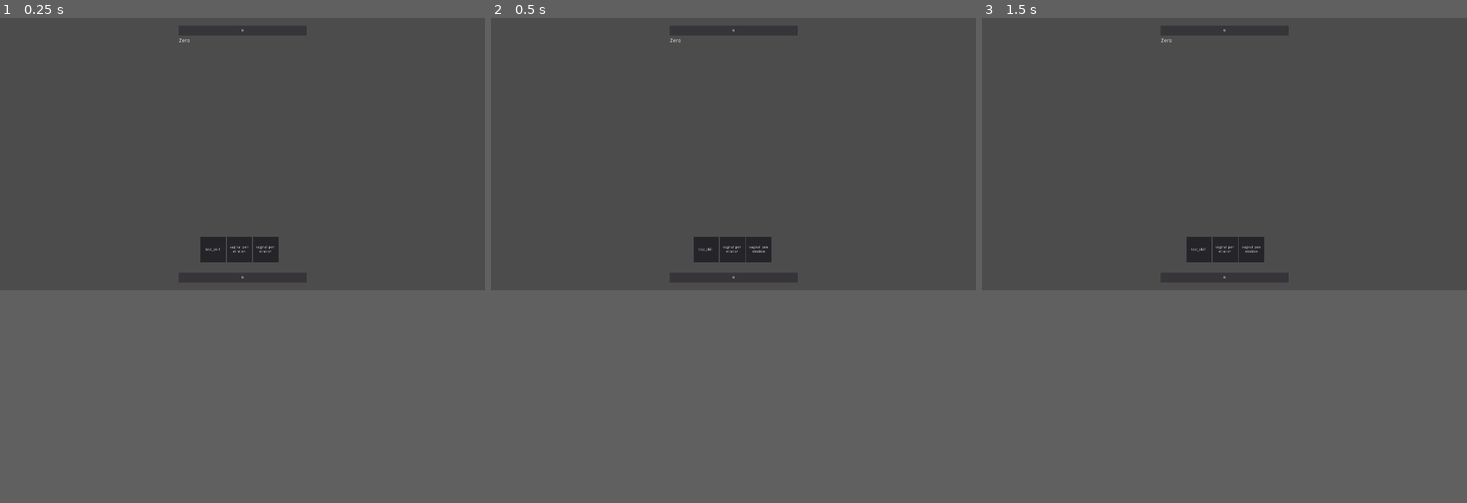
Above: before the commit, frames 1-3 (left to right).
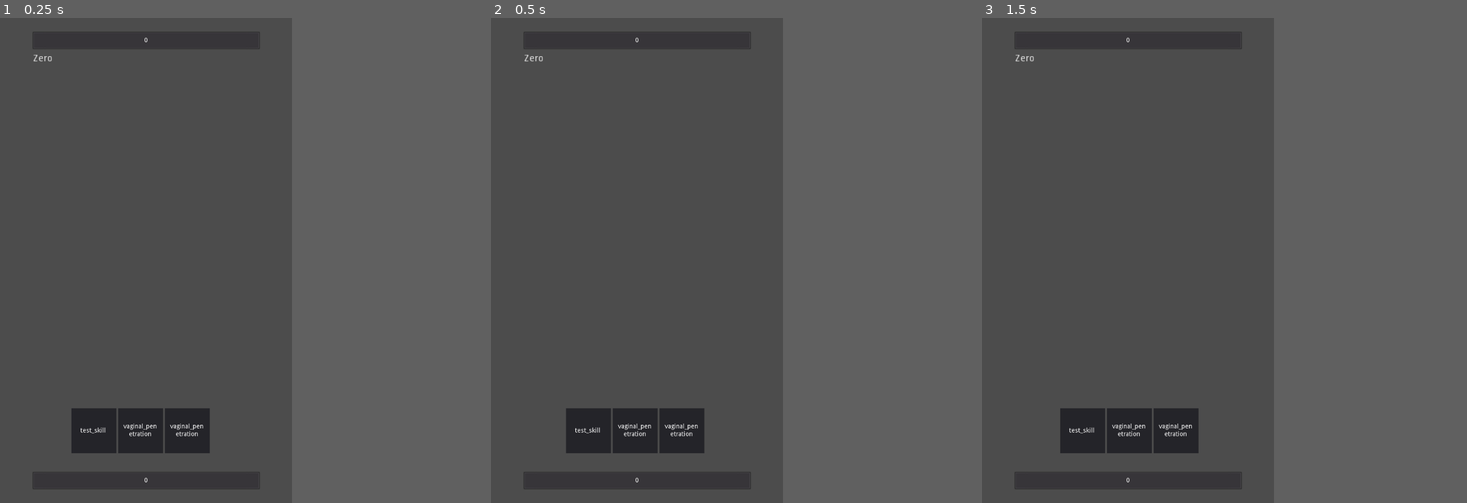
Above: after the commit, the same moments.

Repository: sadripa/XDunCrawler
Game: Godot game, scene res://Scenes/Combat Scene/combat.tscn
Same seed, same stepped clock (60 frames per second), same inputs: the game is played once before the commit and once after it. The project has no main scene, so this scene is started directly.
Inputs (mouse positions are in pixels of both pictures, inside the frame that each line leads up to):
- Up to frame 1 (0.25 s): no input
- Up to frame 2 (0.5 s): no input
- Up to frame 3 (1.5 s): move the mouse to (1331, 139) at 0.52 s; hold 1 0.53-1.28 s; click (1331, 139) at 0.67 s; tap Enter at 1.25 s; move the mouse to (1127, 168) at 1.27 s; tap 1 at 1.35 s; click (1127, 168) at 1.42 s
In our replay, the window is 799x449 before the commit and 481x800 after it. These sizes can differ from the game's own. Grey fills any space a smaller window leaves; there, only what the larger window draws over its background counts as a difference.

The runs differ from the first frame. In frame 1, 3.5% of the frame differs, in the area x 6-64%, y 1-98%; in frame 2, 3.5%; in frame 3, 3.5%.

Commit message:
Work on the CSM 6
- Added Statuses to CombatTracker
- Added statuses methods in CombatMethods
- Made a functional behavior for Zero

Diff:
--- a/Resources/Monster Resources/Main Resources/monter_main_res_zero.tres
+++ b/Resources/Monster Resources/Main Resources/monter_main_res_zero.tres
@@ -12,7 +12,7 @@
 body_resistance = [ 6 ]
 body_weakness = [ 9, 7 ]
 body_crit_weakness = [ 5 ]
-max_op = 40
-warm_state = 20
-hot_state = 30
+max_op = 25
+warm_state = 10
+hot_state = 20
 behavior_scene = ExtResource( 2 )
--- a/Scenes/Combat Scene/State Manegement/Combat/combat_darw_skill.gd
+++ b/Scenes/Combat Scene/State Manegement/Combat/combat_darw_skill.gd
@@ -5,7 +5,7 @@
 onready var combat: Control = get_parent().get_parent()
 
 func _on_enter(_args) -> void:
-	print("==================+++++++++++++++")
+	print("==================")
 	print("STATE: draw skill")
 
 	_draw_skill()
--- a/Scenes/Combat Scene/State Manegement/Combat/combat_monster_response.gd
+++ b/Scenes/Combat Scene/State Manegement/Combat/combat_monster_response.gd
@@ -14,7 +14,7 @@
 		print("RESPONSE:")
 		print(_select_response_string(CombatTracker.skill_chosen))
 
-	change_state("Draw Skill") # FOR TESTING
+	change_state("Monster Behavior")
 
 
 # Decide if to respond this turn
--- /dev/null
+++ b/Scenes/Combat Scene/State Manegement/Combat/combat_turn_updates.gd
@@ -0,0 +1,13 @@
+extends State
+
+# Updates and cleans anything need
+
+func _on_enter(_args) -> void:
+	print("==================+++++++++++++++")
+	print("STATE: turn update")
+
+	# Status
+	CombatMethods.update_status_turn(CombatTracker.pl_status)
+	CombatMethods.update_status_turn(CombatTracker.en_status)
+
+	change_state("Draw Skill")
--- a/Scenes/Combat Scene/State Manegement/Initialize/combat_initialize.gd
+++ b/Scenes/Combat Scene/State Manegement/Initialize/combat_initialize.gd
@@ -19,7 +19,7 @@
 	CombatTracker.turn = 1
 
 	# Change State
-	change_state("Draw Skill")
+	change_state("Turn Updates")
 
 
 func _import_monster_data() -> void:
@@ -50,7 +50,7 @@
 # Add behavior of imported monster
 func _add_behavior_to_sm() -> void:
 	assert(monster_res != null, "There is no monster resource to initialize.")
-	var monster_behavior: State = monster_res.behavior_scene.instance()
-	var monster_input: State = get_parent().get_node("Monster Input")
+	var monster_behavior_specific: State = monster_res.behavior_scene.instance()
+	var monster_behavior: State = get_parent().get_node("Monster Behavior")
 
-	monster_input.add_child(monster_behavior)
+	monster_behavior.add_child(monster_behavior_specific)
--- /dev/null
+++ b/Scenes/Combat Scene/State Manegement/Monster Behaviors/Shared Behavior States/execute_cock_tickles.gd
@@ -0,0 +1,18 @@
+extends State
+
+func _on_enter(_arg) -> void:
+	print("==================")
+	print("STATE: execute cock tickles")
+
+	if CombatMethods.is_status_present(EnumDatabase.CombatStatus.SENSITIVE, CombatTracker.pl_status):
+		if CombatMethods.perc_throw(30):
+			MSVDatabase.cock_tickles()
+			change_state("Turn Updates")
+		else:
+			change_state(get_parent().name)
+	else:
+		MSVDatabase.cock_tickles()
+		change_state("Turn Updates")
+
+
+	print(CombatTracker.pl_status)
--- /dev/null
+++ b/Scenes/Combat Scene/State Manegement/Monster Behaviors/Shared Behavior States/execute_tip_suck.gd
@@ -0,0 +1,9 @@
+extends State
+
+func _on_enter(_arg) -> void:
+	print("==================")
+	print("STATE: execute tip suck")
+
+	MSVDatabase.tip_suck()
+
+	change_state("Turn Updates")
--- a/Scenes/Combat Scene/State Manegement/Monster Behaviors/Zero/behavior_zero.tscn
+++ b/Scenes/Combat Scene/State Manegement/Monster Behaviors/Zero/behavior_zero.tscn
@@ -1,6 +1,14 @@
-[gd_scene load_steps=2 format=2]
+[gd_scene load_steps=4 format=2]
 
 [ext_resource path="res://Scenes/Combat Scene/State Manegement/Monster Behaviors/Zero/behavior_zero.gd" type="Script" id=1]
+[ext_resource path="res://Scenes/Combat Scene/State Manegement/Monster Behaviors/Shared Behavior States/execute_cock_tickles.gd" type="Script" id=2]
+[ext_resource path="res://Scenes/Combat Scene/State Manegement/Monster Behaviors/Shared Behavior States/execute_tip_suck.gd" type="Script" id=3]
 
 [node name="Behavior Zero" type="Node" groups=["Behavior"]]
 script = ExtResource( 1 )
+
+[node name="Execute Cock Tickles" type="Node" parent="."]
+script = ExtResource( 2 )
+
+[node name="Execute Tip Suck" type="Node" parent="."]
+script = ExtResource( 3 )
--- a/Scenes/Combat Scene/State Manegement/combat_states.tscn
+++ b/Scenes/Combat Scene/State Manegement/combat_states.tscn
@@ -1,14 +1,15 @@
-[gd_scene load_steps=10 format=2]
+[gd_scene load_steps=11 format=2]
 
 [ext_resource path="res://addons/xsm/state_root.gd" type="Script" id=1]
 [ext_resource path="res://Scenes/Combat Scene/State Manegement/Initialize/combat_initialize.gd" type="Script" id=2]
 [ext_resource path="res://Scenes/Combat Scene/State Manegement/Combat/combat_player_input.gd" type="Script" id=3]
-[ext_resource path="res://Scenes/Combat Scene/State Manegement/Combat/combat_monster_input.gd" type="Script" id=4]
+[ext_resource path="res://Scenes/Combat Scene/State Manegement/Combat/combat_monster_behavior.gd" type="Script" id=4]
 [ext_resource path="res://Resources/Monster Resources/Main Resources/monter_main_res_zero.tres" type="Resource" id=5]
 [ext_resource path="res://Scenes/Combat Scene/State Manegement/Combat/combat_player_execution.gd" type="Script" id=6]
 [ext_resource path="res://Scenes/Combat Scene/State Manegement/Combat/combat_monster_response.gd" type="Script" id=7]
 [ext_resource path="res://Scenes/Combat Scene/State Manegement/Combat/combat_darw_skill.gd" type="Script" id=8]
 [ext_resource path="res://Scenes/Combat Scene/State Manegement/Combat/combat_win_check.gd" type="Script" id=9]
+[ext_resource path="res://Scenes/Combat Scene/State Manegement/Combat/combat_turn_updates.gd" type="Script" id=10]
 
 [node name="Combat StateRoot" type="Node"]
 script = ExtResource( 1 )
@@ -18,6 +19,9 @@
 [node name="Initialize" type="Node" parent="."]
 script = ExtResource( 2 )
 monster_res = ExtResource( 5 )
+
+[node name="Turn Updates" type="Node" parent="."]
+script = ExtResource( 10 )
 
 [node name="Draw Skill" type="Node" parent="."]
 script = ExtResource( 8 )
@@ -31,7 +35,7 @@
 [node name="Monster Response" type="Node" parent="."]
 script = ExtResource( 7 )
 
-[node name="Monster Input" type="Node" parent="."]
+[node name="Monster Behavior" type="Node" parent="."]
 script = ExtResource( 4 )
 
 [node name="Win Check" type="Node" parent="."]
--- a/System Resources/Autoloads/combat_methods.gd
+++ b/System Resources/Autoloads/combat_methods.gd
@@ -7,6 +7,15 @@
 # Combat math - used to make changes to a damage output value
 #				that will be applied at some point
 
+# return a success or failure on a percentage based throw
+func perc_throw(succ_perc: int) -> bool:
+	assert(succ_perc > 0  and succ_perc < 100, "succ_perc is not an integer bewtween 1 and 99")
+	randomize()
+	var check_value: int = randi() % 100 + 1
+	if check_value <= 100: return true
+	else: return false
+
+
 # Increase and Decrase should be applied at the end after being treated with any multiplier
 
 # Increase initial op by op to add.
@@ -14,11 +23,13 @@
 	assert(op_toadd >= 1)
 	return init_op + op_toadd
 
+
 # Increase op, based on max op and percentage to add.
 func incr_op_perc(max_op: int, init_op: int, perc_toadd: int) -> int:
 	assert(perc_toadd > 1 and perc_toadd < 100, "perc_toadd should be more than 1 and less than 100.")
 	var op_toadd: int = max_op * (1.0 / perc_toadd)
 	return init_op + op_toadd
+
 
 # Decrease initial op by op to remove.
 func decr_op_int(init_op: int, op_torem: int) -> int:
@@ -27,6 +38,7 @@
 		return init_op - op_torem
 	else:
 		return 0
+
 
 # Decrease op, based on max op and percentage to remove.
 func decr_op_perc(max_op: int, init_op: int, perc_torem: int) -> int:
@@ -37,17 +49,21 @@
 	else:
 		return 0
 
+
 # Multiply by 0.5 the input op
 func res_multiply(input_op) -> int:
 	return int(input_op * 0.5)
+
 
 # Multiply by 2 the input op
 func weak_multiply(input_op) -> int:
 	return int(input_op * 2)
 
+
 # Multiply by 4 the input op
 func crit_weak_multiply(input_op) -> int:
 	return int(input_op * 4)
+
 
 # Multiply input_op based on input_wakness and monster_main_res weakness
 func resistance_check(input_op, input_weakness: Array, monster_main_res: Monster) -> int:
@@ -70,33 +86,77 @@
 			CombatTracker.skill_result = EnumDatabase.SkillResult.CRIT_WEAK
 	if input_op == output_op:
 		EnumDatabase.SkillResult.NONE
+	if output_op < 1: output_op = 1
 	return output_op
 
 # ==========
 
 # Status
 
-# Checks if the new input status is not equal to currently present status
-func can_update_status(current_status, new_status) -> bool:
-	if current_status != new_status: return true
-	else: return false
+# Automatically detrmine the status turn duration (1 to 3 turns)
+func en_set_status_timer() -> int:
+	randomize()
+	return randi() % 3 + 1
 
-# Automatically detrmine the status turn duration (1 to 3 turns)
-func en_set_status_timer() -> void:
-	randomize()
-	CombatTracker.en_status_timer = randi() % 3 + 1
+
+func is_status_present(check_status, status_array: Array) -> bool:
+	for x in status_array.size():
+		if status_array[x][0] == check_status: return true
+	return false
+
+
+# Check is status is already present on target
+func is_status_present_array(check_status, status_array: Array) -> Array:
+	for x in status_array.size():
+		if status_array[x][0] == check_status: return [true, x]
+	return [false, -1]
+
+
+# Add the input status
+func add_status(new_status, status_array: Array) -> void:
+	var status_presence: Array = is_status_present_array(new_status, status_array)
+	# Increment duration of status by 1 if already present
+	if status_presence[0]: status_array[status_presence[1]][1] += 1
+	# Status added as an array [status enum, status turns]
+	else: status_array.append([new_status, en_set_status_timer()])
+
+
+# Reduce turn count by one and remove status if turn is 0
+func update_status_turn(status_array: Array) -> void:
+	var status_to_erase: Array = []
+	for x in status_array.size():
+		if status_array[x][1] == 0: status_to_erase.append(status_array[x])
+		elif status_array[x][1] >= 1: status_array[x][1] -= 1
+	for x in status_to_erase.size(): status_array.erase(status_to_erase[x])
+
 
 # Match type method to apply the input status (has to be a EnumDatabse.CombatStatus)
-func en_apply_status(current_status, input_op: int) -> void:
-	match current_status:
-		EnumDatabase.CombatStatus.NONE:
-			if CombatTracker.en_can_act == false: CombatTracker.en_can_act = true
-		EnumDatabase.CombatStatus.BROKEN:
-			CombatTracker.en_can_act = true
-		EnumDatabase.CombatStatus.HORNY:
-			weak_multiply(input_op)
-		EnumDatabase.CombatStatus.FRIGID:
-			res_multiply(input_op)
+func apply_status(status_array: Array, input_op: int) -> int:
+	if status_array.size() == 0: return input_op
+	CombatTracker.activated_statuses.clear() # Reset activated statuses
+	var output_op: int = input_op
+	for x in status_array.size():
+		match status_array[x][0]:
+			# Not related to op
+			EnumDatabase.CombatStatus.NONE:
+				if CombatTracker.en_can_act == false: CombatTracker.en_can_act = true
+			EnumDatabase.CombatStatus.BROKEN:
+				CombatTracker.en_can_act = true
+				CombatTracker.activated_statuses.append(EnumDatabase.CombatStatus.BROKEN)
+			# Forced, if they are present they are always applied
+			EnumDatabase.CombatStatus.HORNY:
+				output_op = weak_multiply(input_op)
+				CombatTracker.activated_statuses.append(EnumDatabase.CombatStatus.HORNY)
+			EnumDatabase.CombatStatus.FRIGID:
+				output_op = res_multiply(input_op)
+				CombatTracker.activated_statuses.append(EnumDatabase.CombatStatus.FRIGID)
+			# Based on probability
+			EnumDatabase.CombatStatus.SENSITIVE:
+				if perc_throw(50):
+					output_op = res_multiply(input_op)
+					CombatTracker.activated_statuses.append(EnumDatabase.CombatStatus.SENSITIVE)
+	if output_op < 1: output_op = 1
+	return output_op
 
 # ==========
 
@@ -117,5 +177,5 @@
 	var duration: float = abs(new_value - pb.value) * 0.25
 	tween.interpolate_property(pb, "value", pb.value, new_value, duration, Tween.TRANS_CUBIC)
 	tween.start()
-	yield(tween, "tween_completed")
-	tween.remove(pb, "value")
+#	yield(tween, "tween_completed")
+#	tween.remove(pb, "value")
--- a/System Resources/Autoloads/combat_tracker.gd
+++ b/System Resources/Autoloads/combat_tracker.gd
@@ -5,6 +5,7 @@
 # Player
 var pl_op: int = 0
 var pl_max_op: int = 40
+var pl_status: Array = []
 var pl_skill_deck: Array = [] # The skills currently held by the player
 var pl_skill_draw: Array = [] # Cards that can be drawn (whole deck at the start of combat)
 var pl_skill_hand: Array = [] # Skill in hand at the moment
@@ -15,16 +16,17 @@
 # Enemy
 var en_op: int = 0
 var en_max_op: int = 0
+var en_status: Array = []
 var en_name: String = "NONE"
 var en_monster_res: Resource
 var en_hs = EnumDatabase.HornyStatus.NORMAL # Horny Status
 var en_can_act: bool = true
-var en_status_timer: int = 0
 
 # Combat
 var turn: int = 0
 var skill_chosen: String = ""
 var skill_result # EnumDatabse.SkillResult decided by when a skill is used (works both for player and monster)
+var activated_statuses: Array = []
 
 # =========
 
--- a/System Resources/Autoloads/enum_database.gd
+++ b/System Resources/Autoloads/enum_database.gd
@@ -62,11 +62,20 @@
 	CUM
 }
 
+# Statuses that can be applied by the field
 enum CombatStatus {
 	NONE,
 	BROKEN,
 	FRIGID,
-	HORNY
+	HORNY,
+	SENSITIVE
+}
+
+var combat_status_dict: Dictionary = {
+	CombatStatus.SENSITIVE : [
+		"Sensitive",
+		"50% probability of doubling the OP inflicted."
+	]
 }
 
 # ==========
--- a/System Resources/Autoloads/monster_skills_visual_database.gd
+++ b/System Resources/Autoloads/monster_skills_visual_database.gd
@@ -34,15 +34,19 @@
 #	DICTIONARY FORMAT
 #	"name": ,
 #	"body_weakness": ,
+#	"is_comment_forced: ,
 #	"is_response_forced": ,
 #
 #	"sprite_xxx": ,
+#	"comment_xxx": ,
 #	"response_xxx" : ,
 
 
 var vaginal_penetration: Dictionary = {
 	"name" : "Vaginal Penetration",
 	"body_weakness" : [EnumDatabase.BodyWeaknesses.VAGINA],
+	"description" : "Deal 3 OP to the enemy and 1 OP to yourself.",
+	"is_comment_forced" : false,
 	"is_response_forced" : false,
 
 	"sprite_zero" : "Zero Vaginal Penetration",
@@ -53,10 +57,11 @@
 }
 
 func vaginal_penetration() -> void:
-	var attack_op: int = 5
-	attack_op = CombatMethods.resistance_check(attack_op, vaginal_penetration["body_weakness"], CombatTracker.en_monster_res)
-	CombatTracker.en_op = CombatMethods.incr_op_int(CombatTracker.en_op, attack_op)
-	CombatMethods.tween_progressbar_value(get_node("/root/Combat").monsterop, get_node("/root/Combat").tween, CombatTracker.en_op)
+	var attack_op: int = 3
+	var self_attack_op: int = 1
+	simple_en_attack_op(attack_op, "vaginal_penetration")
+	simple_pl_attack_op(self_attack_op)
+
 
 var test_skill: Dictionary = {
 	"name" : "Test Skill",
@@ -66,12 +71,62 @@
 }
 
 func test_skill() -> void:
-	var attack_op: int = 5
-	attack_op = CombatMethods.resistance_check(attack_op, test_skill["body_weakness"], CombatTracker.en_monster_res)
-	CombatTracker.en_op = CombatMethods.incr_op_int(CombatTracker.en_op, attack_op)
-	CombatMethods.tween_progressbar_value(get_node("/root/Combat").monsterop, get_node("/root/Combat").tween, CombatTracker.en_op)
+	var attack_op: int = 1
+	simple_en_attack_op(attack_op, "test_skill")
 
 
 # ==========
 
 # Monster to MC
+
+# They don't have response
+
+var cock_tickles: Dictionary = {
+	"name": "Cock Tickles",
+	"body_weakness": [EnumDatabase.BodyWeaknesses.NONE],
+	"is_comment_forced" : true,
+
+	"sprite_zero": "Sprite Zero Cock Tickles",
+	"comment_zero" : [
+		"Fingers executing tickles.",
+		"Assessing cock consistency."
+	],
+}
+
+func cock_tickles() -> void:
+	CombatMethods.add_status(EnumDatabase.CombatStatus.SENSITIVE, CombatTracker.pl_status)
+
+var tip_suck: Dictionary = {
+	"name": "Tip Suck",
+	"body_weakness": [EnumDatabase.BodyWeaknesses.NONE],
+	"is_comment_forced" : false,
+
+	"sprite_zero": "Sprite Zero Cock Tickles",
+	"comment_zero" : [
+		"Taste test in progress.",
+		"Head cleaning."
+	],
+}
+
+func tip_suck() -> void:
+	var attack_op: int = 2
+	simple_pl_attack_op(attack_op)
+
+
+# ==========
+
+# Utilities
+
+# An attack that adds op to the enemy
+func simple_en_attack_op(attack_op: int, skill: String) -> void:
+	var skill_dict: Dictionary = get(skill)
+	attack_op = CombatMethods.resistance_check(attack_op, skill_dict["body_weakness"], CombatTracker.en_monster_res)
+	attack_op = CombatMethods.apply_status(CombatTracker.en_status, attack_op)
+	CombatTracker.en_op = CombatMethods.incr_op_int(CombatTracker.en_op, attack_op)
+	CombatMethods.tween_progressbar_value(get_node("/root/Combat").monsterop, get_node("/root/Combat").tween, CombatTracker.en_op)
+
+# An attack that adds op to the player
+func simple_pl_attack_op(self_attack_op: int) -> void:
+	self_attack_op = CombatMethods.apply_status(CombatTracker.pl_status, self_attack_op)
+	CombatTracker.pl_op = CombatMethods.incr_op_int(CombatTracker.pl_op, self_attack_op)
+	CombatMethods.tween_progressbar_value(get_node("/root/Combat").playerop, get_node("/root/Combat").tween, CombatTracker.pl_op)
--- a/project.godot
+++ b/project.godot
@@ -58,6 +58,8 @@
 
 window/size/width=1920
 window/size/height=1080
+window/size/test_width=650
+window/size/test_height=1080
 window/handheld/orientation="portrait"
 
 [editor_plugins]
Renamed: Scenes/Combat Scene/State Manegement/Combat/combat_monster_input.gd -> Scenes/Combat Scene/State Manegement/Combat/combat_monster_behavior.gd
